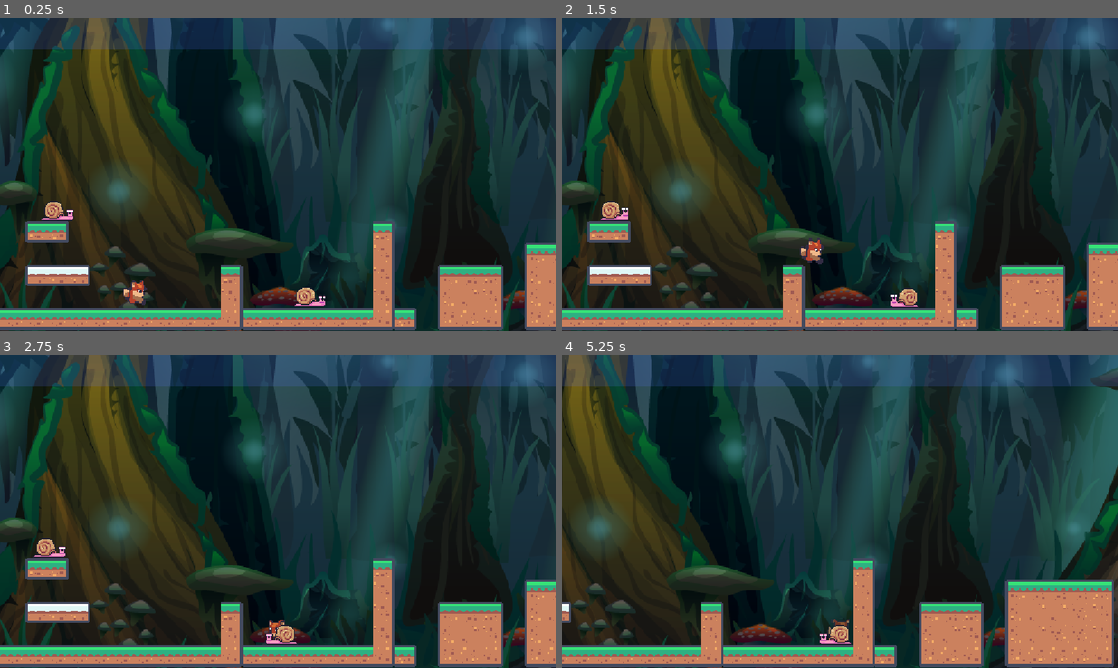
Above: before the commit, frames 1-4 (two rows, left to right).
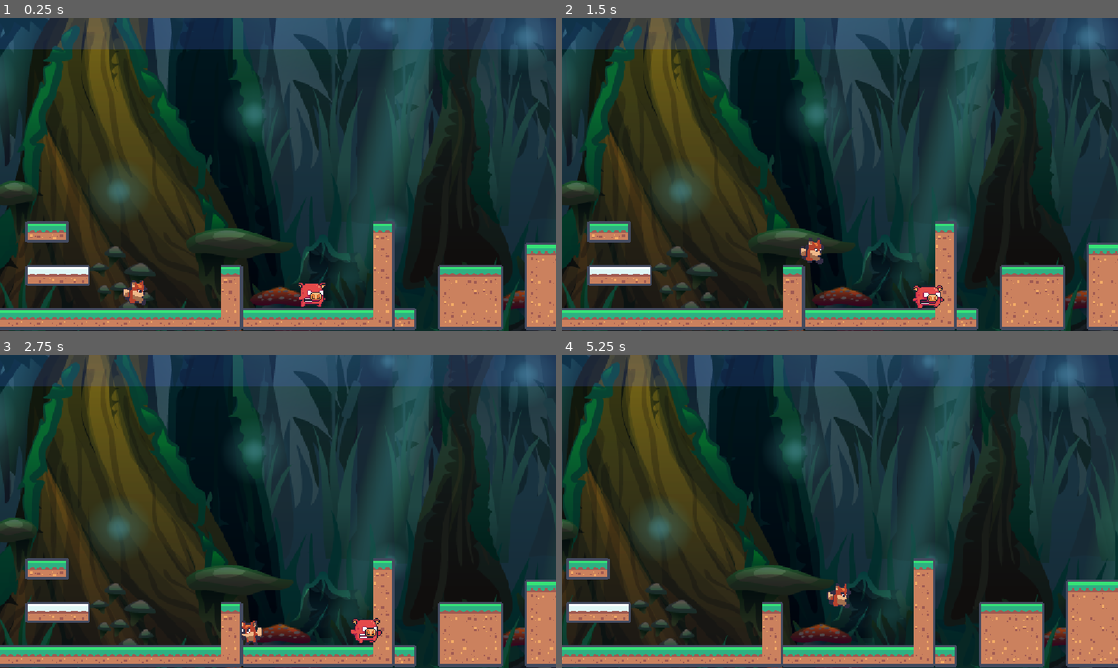
Above: after the commit, the same moments.

Repository: DogWizardStudios/FoxyPlatformer
Game: Godot game, scene res://scenes/level_base/level_base.tscn
Two runs of this game, one before a commit and one after it. Both use one fixed random seed, a clock stepped at 60 frames per second and the inputs below.
Inputs:
- Up to frame 1 (0.25 s): no input
- Up to frame 2 (1.5 s): hold D (right) from 0.53 s (still down); tap W (jump) at 0.77 s
- Up to frame 3 (2.75 s): tap W (jump) at 1.52 s; release D (right) at 2.03 s; hold A (left) from 2.03 s (still down)
- Up to frame 4 (5.25 s): release A (left) at 2.78 s; hold D (right) 2.78-4.28 s; tap W (jump) at 3.02, 3.77, 4.52 s; hold A (left) 4.28-5.03 s; hold D (right) from 5.03 s (still down)

The runs differ from the first frame. In frame 1, 0.6% of the frame differs, in the area x 7-59%, y 58-93%; in frame 2, 0.7%; in frame 3, 1.1%; in frame 4, 62%, in the area x 0-100%, y 0-100%.

Commit message:
Add part of pig enemy

Diff:
--- a/enemies/enemy_base/enemy_base.gd
+++ b/enemies/enemy_base/enemy_base.gd
@@ -26,7 +26,7 @@
 func do_walk() -> void:
 	if wall_ray.is_colliding() or not floor_ray.is_colliding():
 		_direction = -_direction
-		flip_raycasts()
+		_flip_raycasts()
 		flip_sprite()
 	velocity.x = _direction * speed
 
@@ -35,7 +35,7 @@
 	animated_sprite_2d.flip_h = _direction == 1
 	# -1 is left, so if direction is right, the above evaluates to true
 
-func flip_raycasts() -> void:
+func _flip_raycasts() -> void:
 	wall_ray.target_position *= -1
 	floor_ray.position.x *= -1
 
--- /dev/null
+++ b/enemies/pig/pig.gd
@@ -0,0 +1,33 @@
+extends EnemyBase
+
+enum PigState {WALK, ANGRY}
+
+@onready var sight_ray: RayCast2D = $SightRay
+
+var _state: PigState = PigState.WALK
+
+func _update_behaviour(_delta: float) -> void:
+	match _state:
+		PigState.WALK:
+			do_walk()
+			detect_player()
+		PigState.ANGRY:
+			pass
+
+
+func _flip_raycasts() -> void:
+	super()
+	sight_ray.target_position *= -1
+
+func detect_player() -> void:
+	if sight_ray.is_colliding():
+		change_state(PigState.ANGRY)
+
+func change_state(new_state: PigState) -> void:
+	_state = new_state
+	match _state:
+		PigState.WALK:
+			animated_sprite_2d.play("walk")
+			do_walk()
+		PigState.ANGRY:
+			animated_sprite_2d.play("angry")
--- /dev/null
+++ b/enemies/pig/pig.tscn
@@ -0,0 +1,287 @@
+[gd_scene format=3 uid="uid://dyxrtcrs0hvuy"]
+
+[ext_resource type="PackedScene" uid="uid://b7bmjsdpgdtc1" path="res://enemies/enemy_base/enemy_base.tscn" id="1_epv5h"]
+[ext_resource type="Script" uid="uid://b6xpdya5ncr61" path="res://enemies/pig/pig.gd" id="2_3c1qm"]
+[ext_resource type="Texture2D" uid="uid://d26nv6ssm2gx2" path="res://assets/images/enemies/Pig/Hit 1 (36x30).png" id="2_8mpog"]
+[ext_resource type="Texture2D" uid="uid://b00qcweir10od" path="res://assets/images/enemies/Pig/Walk (36x30).png" id="3_3c1qm"]
+[ext_resource type="Texture2D" uid="uid://7o3emab4tunj" path="res://assets/images/enemies/Pig/Run (36x30).png" id="3_764s0"]
+
+[sub_resource type="AtlasTexture" id="AtlasTexture_5w5jw"]
+atlas = ExtResource("3_764s0")
+region = Rect2(0, 0, 36, 30)
+
+[sub_resource type="AtlasTexture" id="AtlasTexture_mhfoa"]
+atlas = ExtResource("3_764s0")
+region = Rect2(36, 0, 36, 30)
+
+[sub_resource type="AtlasTexture" id="AtlasTexture_1hukg"]
+atlas = ExtResource("3_764s0")
+region = Rect2(72, 0, 36, 30)
+
+[sub_resource type="AtlasTexture" id="AtlasTexture_vxqyw"]
+atlas = ExtResource("3_764s0")
+region = Rect2(108, 0, 36, 30)
+
+[sub_resource type="AtlasTexture" id="AtlasTexture_s5yxr"]
+atlas = ExtResource("3_764s0")
+region = Rect2(144, 0, 36, 30)
+
+[sub_resource type="AtlasTexture" id="AtlasTexture_dvcv8"]
+atlas = ExtResource("3_764s0")
+region = Rect2(180, 0, 36, 30)
+
+[sub_resource type="AtlasTexture" id="AtlasTexture_j1nxe"]
+atlas = ExtResource("3_764s0")
+region = Rect2(216, 0, 36, 30)
+
+[sub_resource type="AtlasTexture" id="AtlasTexture_rpici"]
+atlas = ExtResource("3_764s0")
+region = Rect2(252, 0, 36, 30)
+
+[sub_resource type="AtlasTexture" id="AtlasTexture_ubm7b"]
+atlas = ExtResource("3_764s0")
+region = Rect2(288, 0, 36, 30)
+
+[sub_resource type="AtlasTexture" id="AtlasTexture_v0ikr"]
+atlas = ExtResource("3_764s0")
+region = Rect2(324, 0, 36, 30)
+
+[sub_resource type="AtlasTexture" id="AtlasTexture_ia5yl"]
+atlas = ExtResource("3_764s0")
+region = Rect2(360, 0, 36, 30)
+
+[sub_resource type="AtlasTexture" id="AtlasTexture_duur3"]
+atlas = ExtResource("3_764s0")
+region = Rect2(396, 0, 36, 30)
+
+[sub_resource type="AtlasTexture" id="AtlasTexture_764s0"]
+atlas = ExtResource("2_8mpog")
+region = Rect2(144, 0, 36, 30)
+
+[sub_resource type="AtlasTexture" id="AtlasTexture_3mmtu"]
+atlas = ExtResource("2_8mpog")
+region = Rect2(108, 0, 36, 30)
+
+[sub_resource type="AtlasTexture" id="AtlasTexture_erbq4"]
+atlas = ExtResource("2_8mpog")
+region = Rect2(72, 0, 36, 30)
+
+[sub_resource type="AtlasTexture" id="AtlasTexture_1cufe"]
+atlas = ExtResource("2_8mpog")
+region = Rect2(36, 0, 36, 30)
+
+[sub_resource type="AtlasTexture" id="AtlasTexture_fguxw"]
+atlas = ExtResource("2_8mpog")
+region = Rect2(0, 0, 36, 30)
+
+[sub_resource type="AtlasTexture" id="AtlasTexture_b3d5a"]
+atlas = ExtResource("3_3c1qm")
+region = Rect2(0, 0, 36, 30)
+
+[sub_resource type="AtlasTexture" id="AtlasTexture_2kjek"]
+atlas = ExtResource("3_3c1qm")
+region = Rect2(36, 0, 36, 30)
+
+[sub_resource type="AtlasTexture" id="AtlasTexture_rv1if"]
+atlas = ExtResource("3_3c1qm")
+region = Rect2(72, 0, 36, 30)
+
+[sub_resource type="AtlasTexture" id="AtlasTexture_ql0n8"]
+atlas = ExtResource("3_3c1qm")
+region = Rect2(108, 0, 36, 30)
+
+[sub_resource type="AtlasTexture" id="AtlasTexture_n5v5l"]
+atlas = ExtResource("3_3c1qm")
+region = Rect2(144, 0, 36, 30)
+
+[sub_resource type="AtlasTexture" id="AtlasTexture_ro3ib"]
+atlas = ExtResource("3_3c1qm")
+region = Rect2(180, 0, 36, 30)
+
+[sub_resource type="AtlasTexture" id="AtlasTexture_k5hhl"]
+atlas = ExtResource("3_3c1qm")
+region = Rect2(216, 0, 36, 30)
+
+[sub_resource type="AtlasTexture" id="AtlasTexture_1g5en"]
+atlas = ExtResource("3_3c1qm")
+region = Rect2(252, 0, 36, 30)
+
+[sub_resource type="AtlasTexture" id="AtlasTexture_qopgn"]
+atlas = ExtResource("3_3c1qm")
+region = Rect2(288, 0, 36, 30)
+
+[sub_resource type="AtlasTexture" id="AtlasTexture_i03ql"]
+atlas = ExtResource("3_3c1qm")
+region = Rect2(324, 0, 36, 30)
+
+[sub_resource type="AtlasTexture" id="AtlasTexture_qy42p"]
+atlas = ExtResource("3_3c1qm")
+region = Rect2(360, 0, 36, 30)
+
+[sub_resource type="AtlasTexture" id="AtlasTexture_s7bm4"]
+atlas = ExtResource("3_3c1qm")
+region = Rect2(396, 0, 36, 30)
+
+[sub_resource type="AtlasTexture" id="AtlasTexture_hoqlw"]
+atlas = ExtResource("3_3c1qm")
+region = Rect2(432, 0, 36, 30)
+
+[sub_resource type="AtlasTexture" id="AtlasTexture_co3mv"]
+atlas = ExtResource("3_3c1qm")
+region = Rect2(468, 0, 36, 30)
+
+[sub_resource type="AtlasTexture" id="AtlasTexture_kioeo"]
+atlas = ExtResource("3_3c1qm")
+region = Rect2(504, 0, 36, 30)
+
+[sub_resource type="AtlasTexture" id="AtlasTexture_mp4p4"]
+atlas = ExtResource("3_3c1qm")
+region = Rect2(540, 0, 36, 30)
+
+[sub_resource type="SpriteFrames" id="SpriteFrames_epv5h"]
+animations = [{
+"frames": [{
+"duration": 1.0,
+"texture": SubResource("AtlasTexture_5w5jw")
+}, {
+"duration": 1.0,
+"texture": SubResource("AtlasTexture_mhfoa")
+}, {
+"duration": 1.0,
+"texture": SubResource("AtlasTexture_1hukg")
+}, {
+"duration": 1.0,
+"texture": SubResource("AtlasTexture_vxqyw")
+}, {
+"duration": 1.0,
+"texture": SubResource("AtlasTexture_s5yxr")
+}, {
+"duration": 1.0,
+"texture": SubResource("AtlasTexture_dvcv8")
+}, {
+"duration": 1.0,
+"texture": SubResource("AtlasTexture_j1nxe")
+}, {
+"duration": 1.0,
+"texture": SubResource("AtlasTexture_rpici")
+}, {
+"duration": 1.0,
+"texture": SubResource("AtlasTexture_ubm7b")
+}, {
+"duration": 1.0,
+"texture": SubResource("AtlasTexture_v0ikr")
+}, {
+"duration": 1.0,
+"texture": SubResource("AtlasTexture_ia5yl")
+}, {
+"duration": 1.0,
+"texture": SubResource("AtlasTexture_duur3")
+}],
+"loop": 1,
+"name": &"angry",
+"speed": 16.0
+}, {
+"frames": [{
+"duration": 1.0,
+"texture": SubResource("AtlasTexture_764s0")
+}, {
+"duration": 1.0,
+"texture": SubResource("AtlasTexture_3mmtu")
+}, {
+"duration": 1.0,
+"texture": SubResource("AtlasTexture_erbq4")
+}, {
+"duration": 1.0,
+"texture": SubResource("AtlasTexture_1cufe")
+}, {
+"duration": 1.0,
+"texture": SubResource("AtlasTexture_fguxw")
+}],
+"loop": 0,
+"name": &"hit",
+"speed": 8.0
+}, {
+"frames": [{
+"duration": 1.0,
+"texture": SubResource("AtlasTexture_b3d5a")
+}, {
+"duration": 1.0,
+"texture": SubResource("AtlasTexture_2kjek")
+}, {
+"duration": 1.0,
+"texture": SubResource("AtlasTexture_rv1if")
+}, {
+"duration": 1.0,
+"texture": SubResource("AtlasTexture_ql0n8")
+}, {
+"duration": 1.0,
+"texture": SubResource("AtlasTexture_n5v5l")
+}, {
+"duration": 1.0,
+"texture": SubResource("AtlasTexture_ro3ib")
+}, {
+"duration": 1.0,
+"texture": SubResource("AtlasTexture_k5hhl")
+}, {
+"duration": 1.0,
+"texture": SubResource("AtlasTexture_1g5en")
+}, {
+"duration": 1.0,
+"texture": SubResource("AtlasTexture_qopgn")
+}, {
+"duration": 1.0,
+"texture": SubResource("AtlasTexture_i03ql")
+}, {
+"duration": 1.0,
+"texture": SubResource("AtlasTexture_qy42p")
+}, {
+"duration": 1.0,
+"texture": SubResource("AtlasTexture_s7bm4")
+}, {
+"duration": 1.0,
+"texture": SubResource("AtlasTexture_hoqlw")
+}, {
+"duration": 1.0,
+"texture": SubResource("AtlasTexture_co3mv")
+}, {
+"duration": 1.0,
+"texture": SubResource("AtlasTexture_kioeo")
+}, {
+"duration": 1.0,
+"texture": SubResource("AtlasTexture_mp4p4")
+}],
+"loop": 1,
+"name": &"walk",
+"speed": 16.0
+}]
+
+[sub_resource type="CircleShape2D" id="CircleShape2D_3c1qm"]
+radius = 5.0
+
+[sub_resource type="CircleShape2D" id="CircleShape2D_5w5jw"]
+radius = 8.0
+
+[node name="Pig" unique_id=284284932 instance=ExtResource("1_epv5h")]
+script = ExtResource("2_3c1qm")
+speed = 40.0
+
+[node name="AnimatedSprite2D" parent="." index="0" unique_id=518088967]
+scale = Vector2(0.8, 0.8)
+sprite_frames = SubResource("SpriteFrames_epv5h")
+animation = &"angry"
+autoplay = "walk"
+
+[node name="CollisionShape2D" parent="." index="1" unique_id=1412274107]
+position = Vector2(0, 6)
+shape = SubResource("CircleShape2D_3c1qm")
+
+[node name="StompBox" parent="." index="4" unique_id=378593160]
+position = Vector2(0, -12)
+
+[node name="CollisionShape2D" parent="HitArea" parent_id_path=PackedInt32Array(1355172760) index="0" unique_id=198227510]
+position = Vector2(0, 0)
+shape = SubResource("CircleShape2D_5w5jw")
+
+[node name="SightRay" type="RayCast2D" parent="." index="6" unique_id=1786148173]
+target_position = Vector2(-150, 0)
+collision_mask = 2
--- a/scenes/level_base/level_base.tscn
+++ b/scenes/level_base/level_base.tscn
@@ -5,7 +5,7 @@
 [ext_resource type="TileSet" uid="uid://d2lc75kgx7h14" path="res://resources/tiles.tres" id="3_3tlib"]
 [ext_resource type="PackedScene" uid="uid://6ycietka7se" path="res://scenes/player/player.tscn" id="4_ncu3c"]
 [ext_resource type="PackedScene" uid="uid://bwa2rn565t0rj" path="res://scenes/kill_zone/kill_zone.tscn" id="5_kr674"]
-[ext_resource type="PackedScene" uid="uid://c01gdota46j5f" path="res://enemies/snail/snail.tscn" id="6_tn631"]
+[ext_resource type="PackedScene" uid="uid://dyxrtcrs0hvuy" path="res://enemies/pig/pig.tscn" id="6_tn631"]
 
 [node name="LevelBase" type="Node" unique_id=967511087]
 metadata/_edit_horizontal_guides_ = [593.0]
@@ -35,8 +35,5 @@
 
 [node name="Enemies" type="Node" parent="." unique_id=1680204545]
 
-[node name="Snail" parent="Enemies" unique_id=284284932 instance=ExtResource("6_tn631")]
-position = Vector2(272, 543)
-
-[node name="Snail2" parent="Enemies" unique_id=964700615 instance=ExtResource("6_tn631")]
-position = Vector2(55, 491)
+[node name="Pig" parent="Enemies" unique_id=284284932 instance=ExtResource("6_tn631")]
+position = Vector2(265, 547)
Not shown, added: enemies/pig/pig.gd.uid
